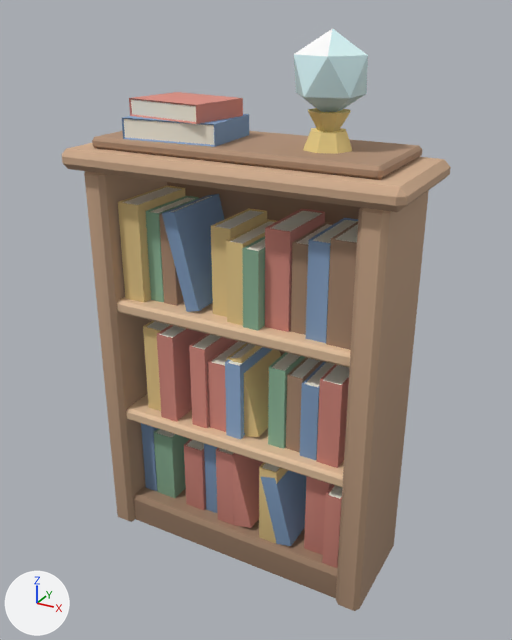
Before and after pictures for a commit that changed the glTF model assets/models/bookshelf/bookshelf.hq.glb.
The view is the same before and after, from a 50 mm lens placed at (1.005, -1.791, 1.739), pointed at (0.02, 0.0, 0.844). The lights are fixed; the arrows at lower left show +X, +Y and +Z. The older version comes first. Where no turn or scale is listed for an object, it has been applied to the vertices. Vertices at exactly the same position are counted once.

The older version as bpy lines, for what is in view:
```python
me_bookshelf = bpy.data.meshes.new('bookshelf')
me_bookshelf.from_pydata(...)  # 616 vertices, 1056 faces; spans x -0.53..0.53, y -0.21..0.21, z -0.85..0.85
me_bookshelf.materials.append(mat_glass_props)
ob_bookshelf = bpy.data.objects.new('bookshelf', me_bookshelf)
ob_bookshelf.location = (0.0, -0.01, 0.846)
```
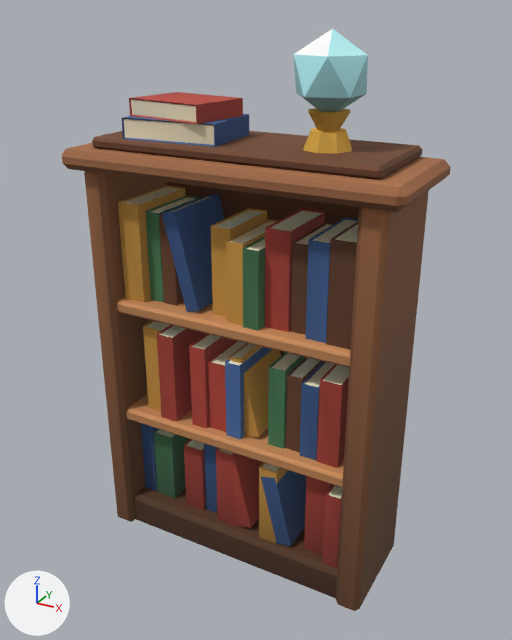
Changed parts and their boxes [x1, y1, x2, y2] in the pictures (512 x 640 px):
```json
{"part": 1, "of": "me_bookshelf", "change": "recoloured", "before": [64, 131, 451, 610], "after": [64, 131, 451, 610], "on screen": "darker"}
{"part": 2, "of": "me_bookshelf", "change": "recoloured", "before": [62, 92, 450, 565], "after": [62, 92, 450, 565]}
{"part": 3, "of": "me_bookshelf", "change": "recoloured", "before": [92, 141, 422, 611], "after": [92, 141, 422, 611]}
{"part": 4, "of": "me_bookshelf", "change": "recoloured", "before": [117, 29, 383, 543], "after": [117, 29, 383, 543], "on screen": "darker"}
{"part": 5, "of": "me_bookshelf", "change": "recoloured", "before": [122, 93, 365, 546], "after": [122, 93, 365, 546], "on screen": "darker"}
```

Scene script edits in JSON lines:
```json
{"block": "me_bookshelf", "where": "me_bookshelf.from_pydata(...)  # 616 vertices, 1056 faces; spans x -0.53..0.53, y -0.21..0.21, z -0.85..0.85"}
{"block": "me_bookshelf", "where": "# used by ob_bookshelf; location = (0.0, -0.01, 0.846)"}
{"block": "me_bookshelf", "change": "me_bookshelf part 1: 176 faces centred in x -0.53..0.53, y -0.21..0.21, z -0.73..0.61 are repainted in the vertex colours; the middle colour goes from brown #bb9275 to brown #7f492e"}
{"block": "me_bookshelf", "change": "me_bookshelf part 2: 223 faces centred in x -0.52..0.52, y -0.21..0.18, z -0.63..0.66 are repainted in the vertex colours; the middle colour goes from pink #d18c7d to red #a34235"}
{"block": "me_bookshelf", "change": "me_bookshelf part 3: 200 faces centred in x -0.48..0.48, y -0.16..0.19, z -0.85..0.55 are repainted in the vertex colours; the middle colour goes from brown #987c66 to brown #4f3222"}
{"block": "me_bookshelf", "change": "me_bookshelf part 4: 254 faces centred in x -0.43..0.45, y -0.16..0.17, z -0.54..0.81 are repainted in the vertex colours; the middle colour goes from beige #e8cb96 to orange #ce994d"}
{"block": "me_bookshelf", "change": "me_bookshelf part 5: 202 faces centred in x -0.39..0.31, y -0.13..0.14, z -0.64..0.72 are repainted in the vertex colours; the middle colour goes from blue #84a2b9 to dark blue #3b5d7c"}
```
